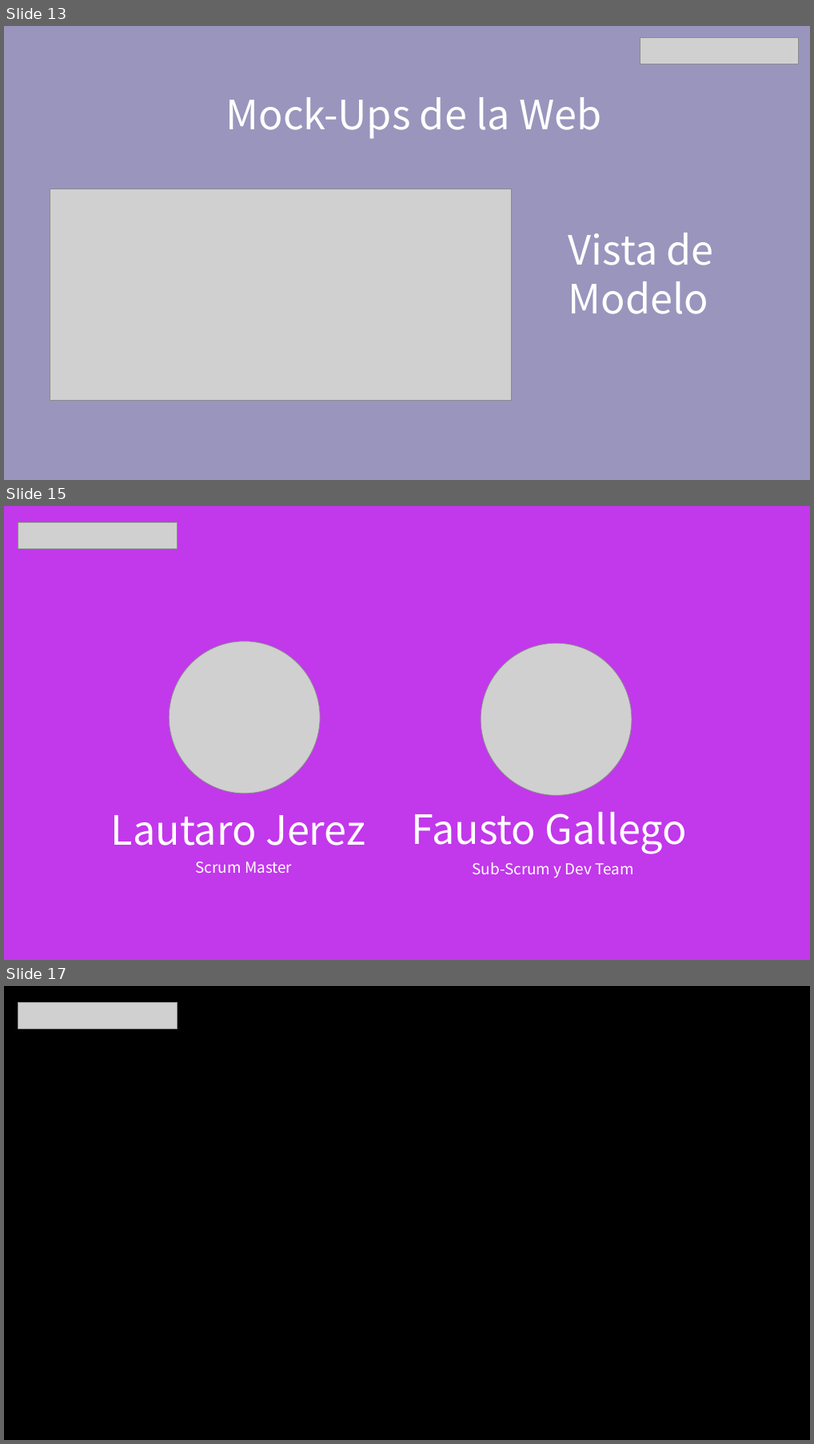
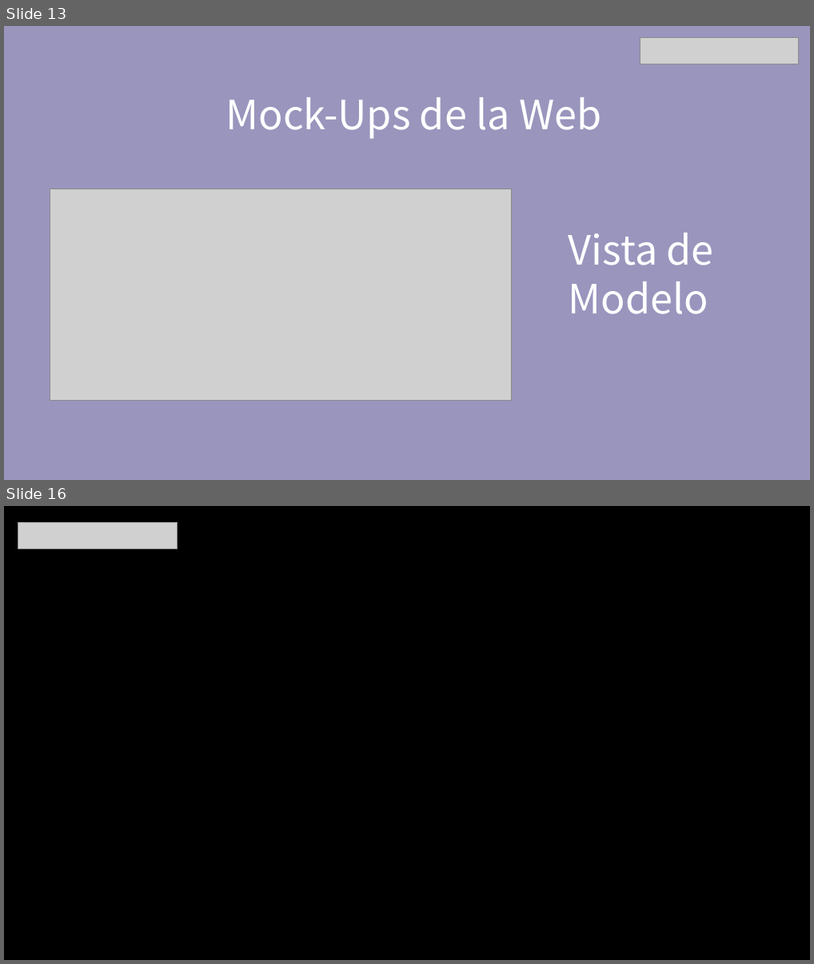
Before and after one commit to UnaSombraaa/Proyecto_Creat3d, a slide deck: Creat3D/presentacion/CREAT3D Presentación.pptx. Shown one above the other, each under a label of ours: slides 13, 15 and 17 before the commit, slides 13 and 16 after it; the slides between them are not shown. The pictures are 814x1444 and 814x964 pixels, drawn with LibreOffice and Linux fonts; fonts in the diff are those of the drawing; grey boxes stand for pictures; background and template pictures are left out. Boxes give left, top, right and bottom in pixels: in the first picture for what was removed or moved away, otherwise in the second. Text is boxed around its words. In the diff, an @@ line names an element or a change of style, - is before the commit and + after.

```diff
--- a/Creat3D/presentacion/CREAT3D Presentación.pptx
+++ b/Creat3D/presentacion/CREAT3D Presentación.pptx
@@ slide 15 removed at (4,506,810,960), background #C238EB @@
@@ picture removed at (18,522,177,549) @@
@@ picture removed at (169,641,320,792) @@
@@ picture removed at (482,644,633,795) @@
@@ text removed at (111,815,366,845) @@
-Lautaro Jerez
@@ text removed at (411,812,687,854) @@
-Fausto Gallego
@@ text removed at (196,861,292,873) @@
-Scrum Master
@@ text removed at (473,862,634,878) @@
-Sub-Scrum y Dev Team
@@ what was slide 17 is now slide 16 @@
```
Also in this commit, not shown: 2 slides changed, 3 other files.
